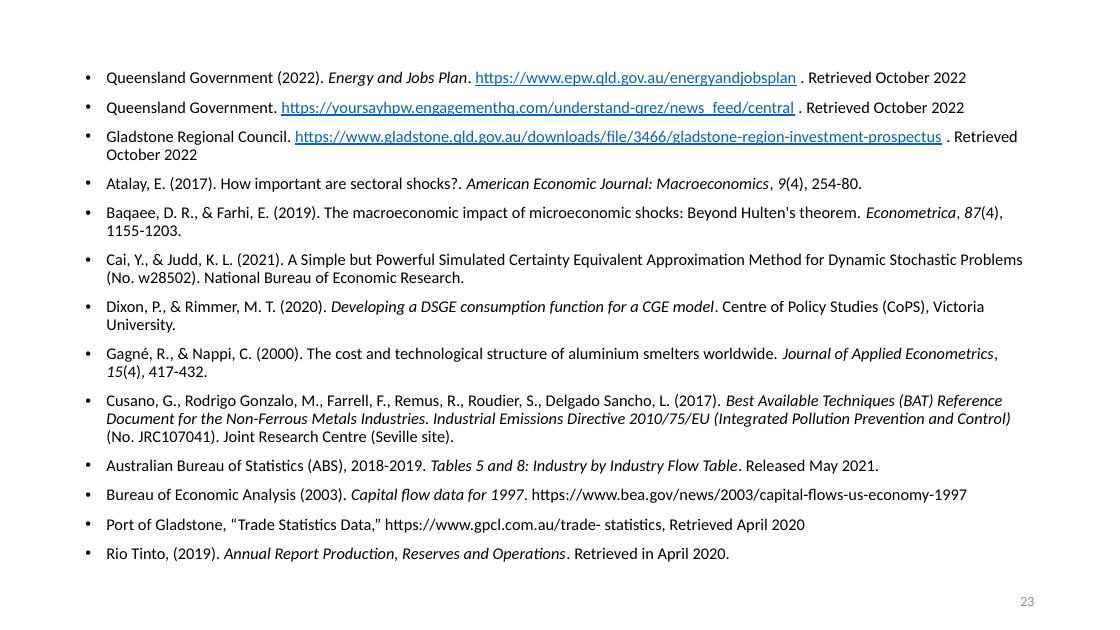
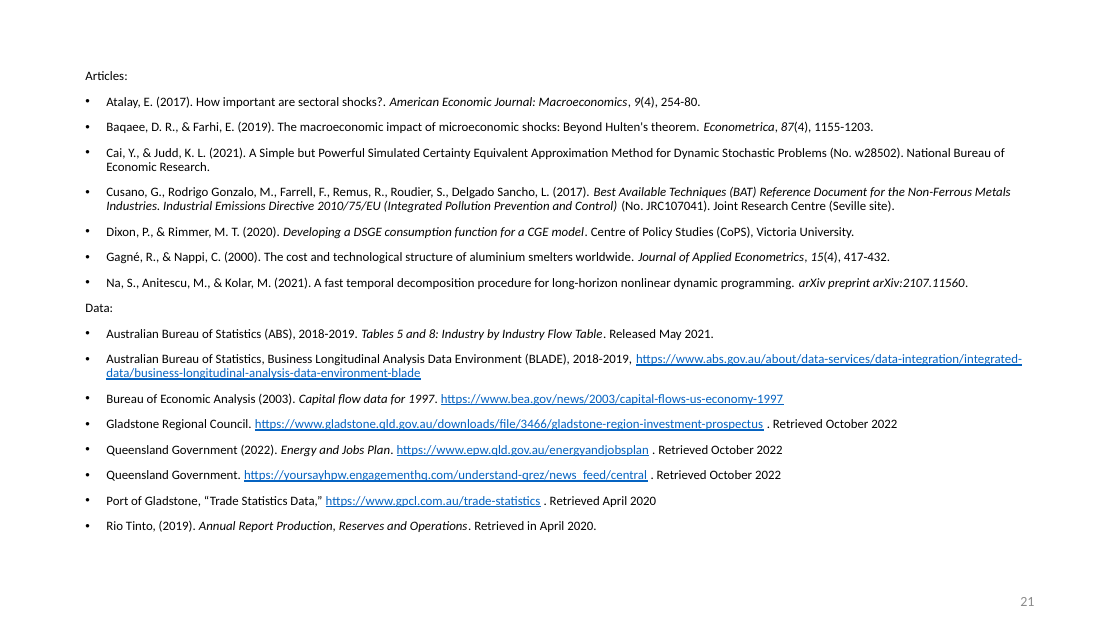
Before and after one commit to patrickocal/gladstone, a slide deck: slide 21 of powerpoint/glad-slides.pptx (slide 23 before the commit). Drawn at 1120x630 pixels with LibreOffice and Linux fonts; fonts in the diff are those of the drawing. Boxes give left, top, right and bottom in pixels: in the first picture for what was removed or moved away, otherwise in the second. Text is boxed around its words. In the diff, an @@ line names an element or a change of style, - is before the commit and + after.

```diff
--- a/powerpoint/glad-slides.pptx
+++ b/powerpoint/glad-slides.pptx
@@ text at (85,71,127,80): text changed; size 14 to 11 pt; text colour #0563C1 to #000000 @@
-• Queensland Government (2022). Energy and Jobs Plan. https://www.epw.qld.gov.au/energyandjobsplan . Retrieved October 2022
-• Queensland Government. https://yoursayhpw.engagementhq.com/understand-qrez/news_feed/central . Retrieved October 2022
-• Gladstone Regional Council. https://www.gladstone.qld.gov.au/downloads/file/3466/gladstone-region-investment-prospectus . Retrieved October 2022
+Articles:
@@ text at (106,97,1005,532): size 14 to 11 pt in "Atalay, E. (2017). How important are sectoral ...", "Baqaee, D. R., & Farhi, E. (2019). ...", "Cai, Y., & Judd, K. L. (2021). ...", "Dixon, P., & Rimmer, M. T. (2020). ..." and 4 more places; text colour #000000 to #0563C1, underline on in "https://www.bea.gov/news/2003/capital-flows-us-economy-1997" @@
@@ text at (106,186,1011,213): paragraph added @@
+• Cusano, G., Rodrigo Gonzalo, M., Farrell, F., Remus, R., Roudier, S., Delgado Sancho, L. (2017). Best Available Techniques (BAT) Reference Document for the Non-Ferrous Metals Industries. Industrial Emissions Directive 2010/75/EU (Integrated Pollution Prevention and Control) (No. JRC107041). Joint Research Centre (Seville site).
@@ text at (85,278,968,312): text changed; size 14 to 11 pt; italic off @@
-• Cusano, G., Rodrigo Gonzalo, M., Farrell, F., Remus, R., Roudier, S., Delgado Sancho, L. (2017). Best Available Techniques (BAT) Reference Document for the Non-Ferrous Metals Industries. Industrial Emissions Directive 2010/75/EU (Integrated Pollution Prevention and Control) (No. JRC107041). Joint Research Centre (Seville site).
+• Na, S., Anitescu, M., & Kolar, M. (2021). A fast temporal decomposition procedure for long-horizon nonlinear dynamic programming. arXiv preprint arXiv:2107.11560.
+Data:
@@ text at (106,354,1022,380): paragraph added @@
+• Australian Bureau of Statistics, Business Longitudinal Analysis Data Environment (BLADE), 2018-2019, https://www.abs.gov.au/about/data-services/data-integration/integrated-data/business-longitudinal-analysis-data-environment-blade
@@ text at (106,419,897,508): text changed; size 14 to 11 pt; text colour #000000 to #0563C1 @@
-• Port of Gladstone, “Trade Statistics Data,” https://www.gpcl.com.au/trade- statistics, Retrieved April 2020
+• Gladstone Regional Council. https://www.gladstone.qld.gov.au/downloads/file/3466/gladstone-region-investment-prospectus . Retrieved October 2022
+• Queensland Government (2022). Energy and Jobs Plan. https://www.epw.qld.gov.au/energyandjobsplan . Retrieved October 2022
+• Queensland Government. https://yoursayhpw.engagementhq.com/understand-qrez/news_feed/central . Retrieved October 2022
+• Port of Gladstone, “Trade Statistics Data,” https://www.gpcl.com.au/trade-statistics . Retrieved April 2020
@@ page number at (1020,597,1034,606): text changed @@
-23
+21
```
Also in this commit, not shown: 13 other slides changed, 2 slides removed, 2 other files.
